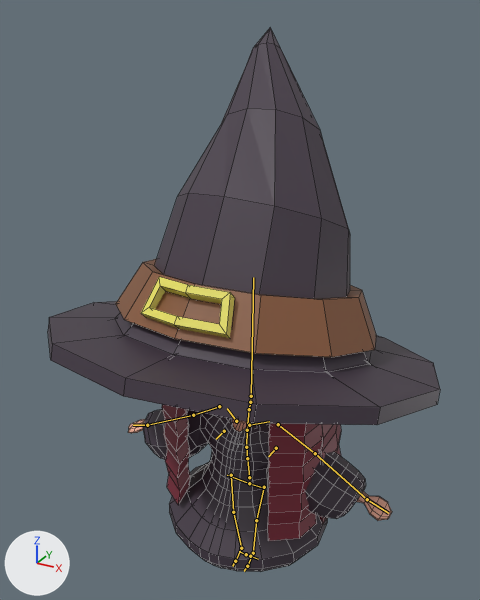
Two versions of the Blender file Working/character.blend, one commit apart.
Camera for both pictures: a 50 mm camera at (1.52, -2.84, 3.21) aimed at (-0.04, -0.01, 1.79). Arrows for +X, +Y and +Z are at lower left; the lights stay in place. The bones that bend it are drawn over the model as lines. Mesh edges are drawn as thin lines.

In view in the first picture: 'Hair', 'Hat', 'Player'.
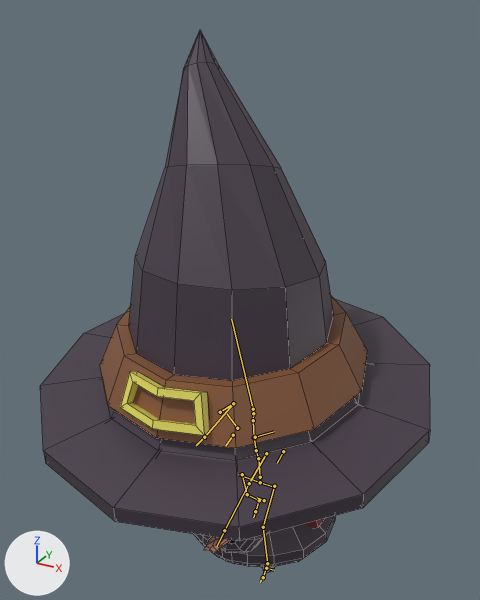
The newer file adds an action. The first version stands in its rest pose; the second is drawn at frame 8 of the action 'Witch_Jab'.

What the commit changed:
Bone 'spine' (bone_spine) moves from (0.0, 0.0, 0.0) to (0.0, -0.117, -0.128).
Bone 'spine.001' (bone_spine_001) turns from (0, 0, 0) to (16, 0, 0) degrees about its own x, y and z.
Bone 'spine.006' (bone_spine_006) turns from (0, 0, 0) to (5, 0, 0) degrees about its own x, y and z.
Bone 'upper_arm.L' (bone_upper_arm_l) moves from (0.0, 0.0, 0.0) to (-0.041, -0.062, 0.188).
Bone 'upper_arm.L' (bone_upper_arm_l) turns from (0, 0, 0) to (107, 6, -67) degrees about its own x, y and z.
Bone 'forearm.L' (bone_forearm_l) turns from (0, 0, 0) to (14, 137, 4) degrees about its own x, y and z.
Bone 'shoulder.R' (bone_shoulder_r) moves from (0.0, 0.0, 0.0) to (-0.01, 0.041, 0.007).
Bone 'upper_arm.R' (bone_upper_arm_r) turns from (0, 0, 0) to (-47, -9, 41) degrees about its own x, y and z.
Bone 'forearm.R' (bone_forearm_r) turns from (0, 0, 0) to (62, 30, 15) degrees about its own x, y and z.
Bone 'thigh.L' (bone_thigh_l) turns from (0, 0, 0) to (-39, -1, -11) degrees about its own x, y and z.
Bone 'shin.L' (bone_shin_l) turns from (0, 0, 0) to (38, 3, 0) degrees about its own x, y and z.
Bone 'thigh.R' (bone_thigh_r) turns from (0, 0, 0) to (28, -3, 10) degrees about its own x, y and z.
Bone 'shin.R' (bone_shin_r) turns from (0, 0, 0) to (12, -1, 0) degrees about its own x, y and z.

What differs and where, as boxes [x1, y1, x2, y2] in the pictures (480 x 600 px):
'Hat', posed (29% taller)
    before: [48, 28, 440, 425]
    after: [40, 30, 430, 541]
'Player', posed
    before: [128, 409, 392, 572]
    after: [194, 516, 335, 572]
bone 'spine', root to tip
    before: (249, 477) to (247, 458)
    after: (260, 477) to (258, 458)
bone 'spine.001', root to tip
    before: (247, 458) to (246, 447)
    after: (258, 458) to (256, 450)
bone 'spine.006', root to tip
    before: (251, 396) to (253, 277)
    after: (253, 409) to (231, 319)
bone 'upper_arm.L', root to tip
    before: (278, 424) to (315, 453)
    after: (266, 453) to (249, 483)
bone 'forearm.L', root to tip
    before: (315, 453) to (367, 499)
    after: (249, 483) to (224, 530)
bone 'shoulder.R', root to tip
    before: (236, 421) to (227, 408)
    after: (237, 428) to (227, 414)
bone 'upper_arm.R', root to tip
    before: (219, 406) to (193, 415)
    after: (220, 412) to (233, 403)
bone 'forearm.R', root to tip
    before: (193, 415) to (147, 425)
    after: (233, 403) to (204, 437)
bone 'thigh.L', root to tip
    before: (264, 487) to (256, 520)
    after: (274, 486) to (263, 527)
bone 'shin.L', root to tip
    before: (256, 520) to (253, 553)
    after: (263, 527) to (267, 563)
bone 'thigh.R', root to tip
    before: (231, 475) to (233, 512)
    after: (242, 474) to (247, 494)
bone 'shin.R', root to tip
    before: (233, 512) to (241, 548)
    after: (247, 494) to (259, 500)
